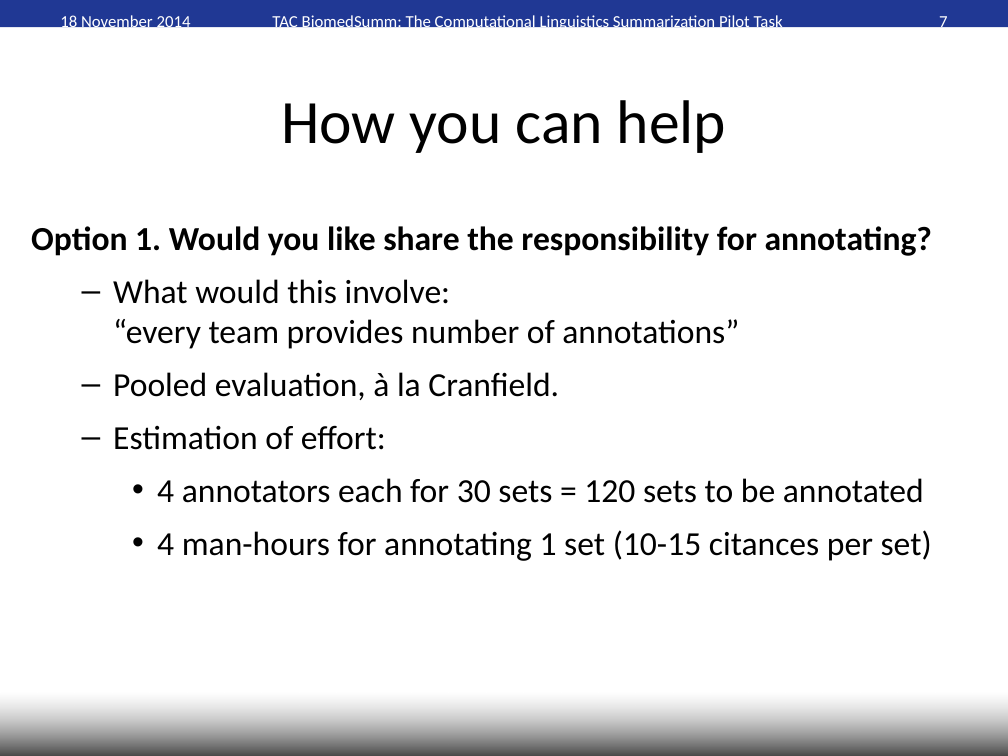
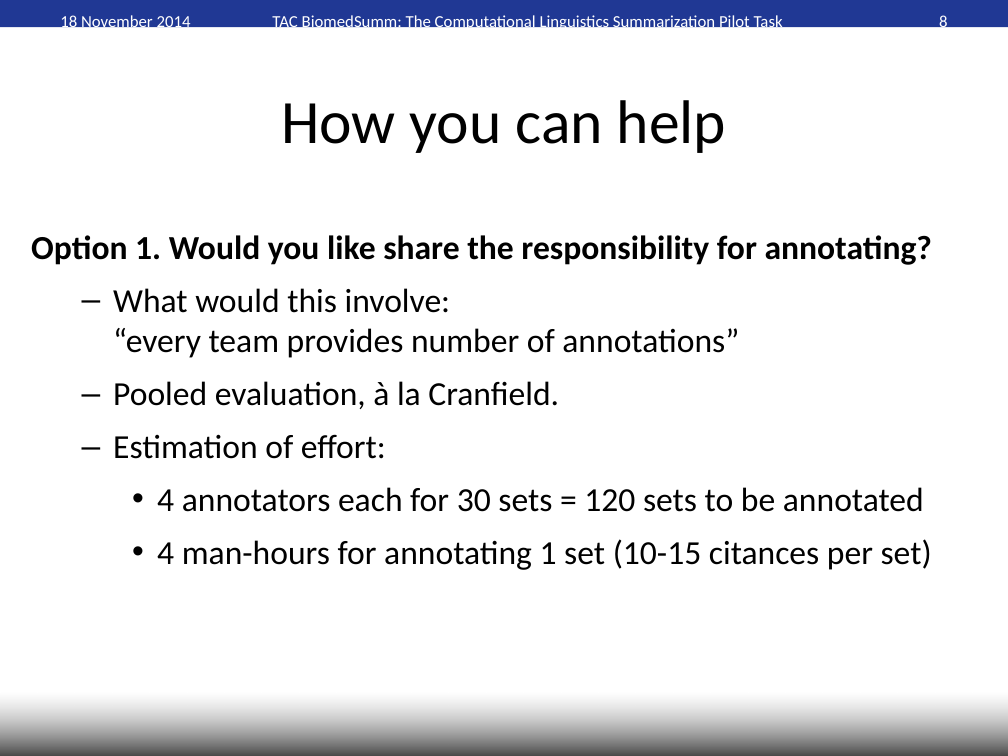
Before and after one commit to WING-NUS/scisumm-corpus, a slide deck: slide 8 of workshop_paper/TAC2014-planning.ppt (slide 7 before the commit). Drawn at 1008x756 pixels with LibreOffice and Linux fonts; fonts in the diff are those of the drawing; background and template pictures are left out. Boxes give left, top, right and bottom in pixels: in the first picture for what was removed or moved away, otherwise in the second. Text is boxed around its words. In the diff, an @@ line names an element or a change of style, - is before the commit and + after.

```diff
--- a/workshop_paper/TAC2014-planning.ppt
+++ b/workshop_paper/TAC2014-planning.ppt
@@ page number at box(939, 14, 947, 32): text changed @@
-7
+8
@@ text "Option 1. Would you like ...": place and size @@
-text "Option 1. Would you like ..." at box(31, 226, 932, 561)
+text "Option 1. Would you like ..." at box(31, 235, 932, 570)
```
Also in this commit, not shown: 3 other slides changed, 2 slides added.
